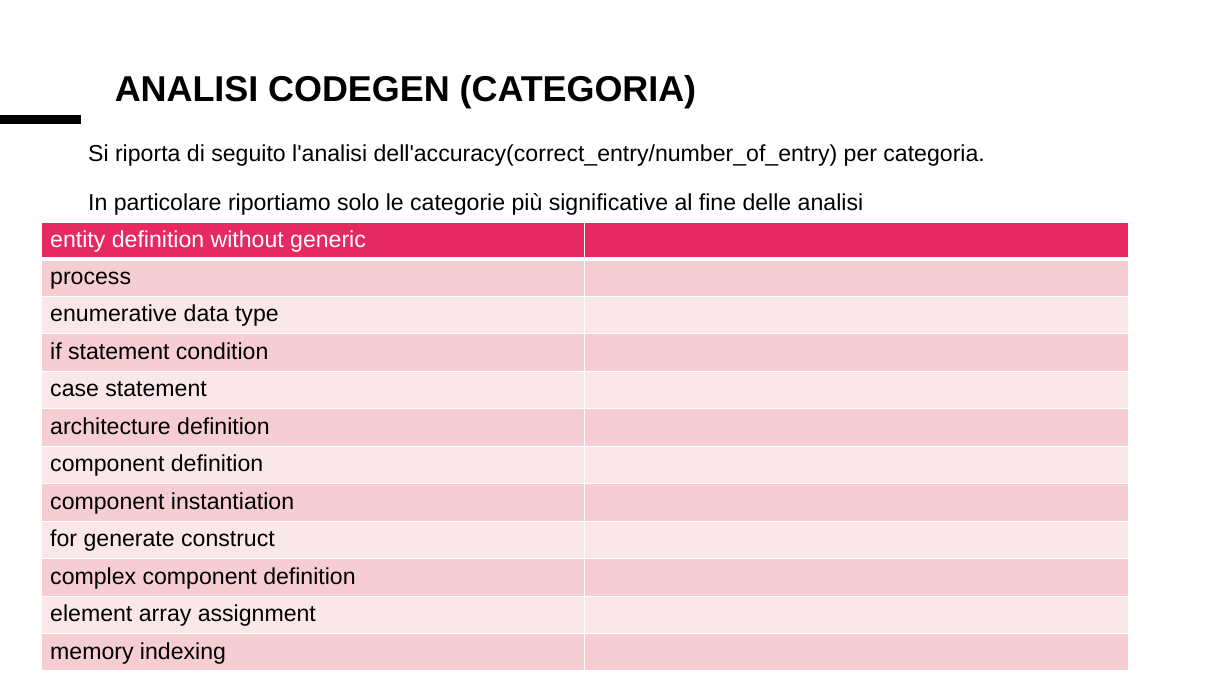
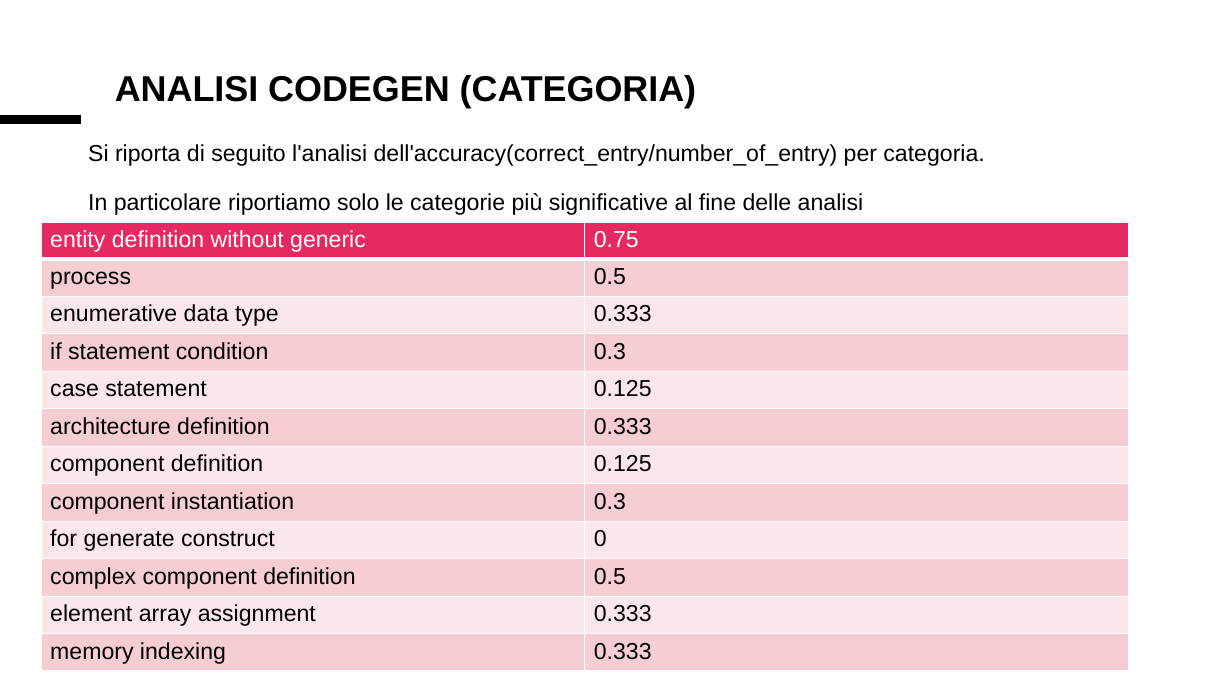
Before and after one commit to Simpronic/Tesi_Generatore_VHDL, a slide deck: slide 12 of altro/Presentazione_risultati.pptx. Drawn at 1232x693 pixels with LibreOffice and Linux fonts; fonts in the diff are those of the drawing. Boxes give left, top, right and bottom in pixels: in the first picture for what was removed or moved away, otherwise in the second. Text is boxed around its words. In the diff, an @@ line names an element or a change of style, - is before the commit and + after.

Commit message:
Aggiunte le analisi statistiche, modificata la presetnazione, bug fix

```diff
--- a/altro/Presentazione_risultati.pptx
+++ b/altro/Presentazione_risultati.pptx
@@ table at <box>41,223,1128,672</box> @@
-row 1, column 2: 
+row 1, column 2: 0.75
-row 2, column 2: 
+row 2, column 2: 0.5
-row 3, column 2: 
+row 3, column 2: 0.333
-row 4, column 2: 
+row 4, column 2: 0.3
-row 5, column 2: 
+row 5, column 2: 0.125
-row 6, column 2: 
+row 6, column 2: 0.333
-row 7, column 2: 
+row 7, column 2: 0.125
-row 8, column 2: 
+row 8, column 2: 0.3
-row 9, column 2: 
+row 9, column 2: 0
-row 10, column 2: 
+row 10, column 2: 0.5
-row 11, column 2: 
+row 11, column 2: 0.333
-row 12, column 2: 
+row 12, column 2: 0.333
```
Also in this commit, not shown: 2 other slides changed, 4 other files.
